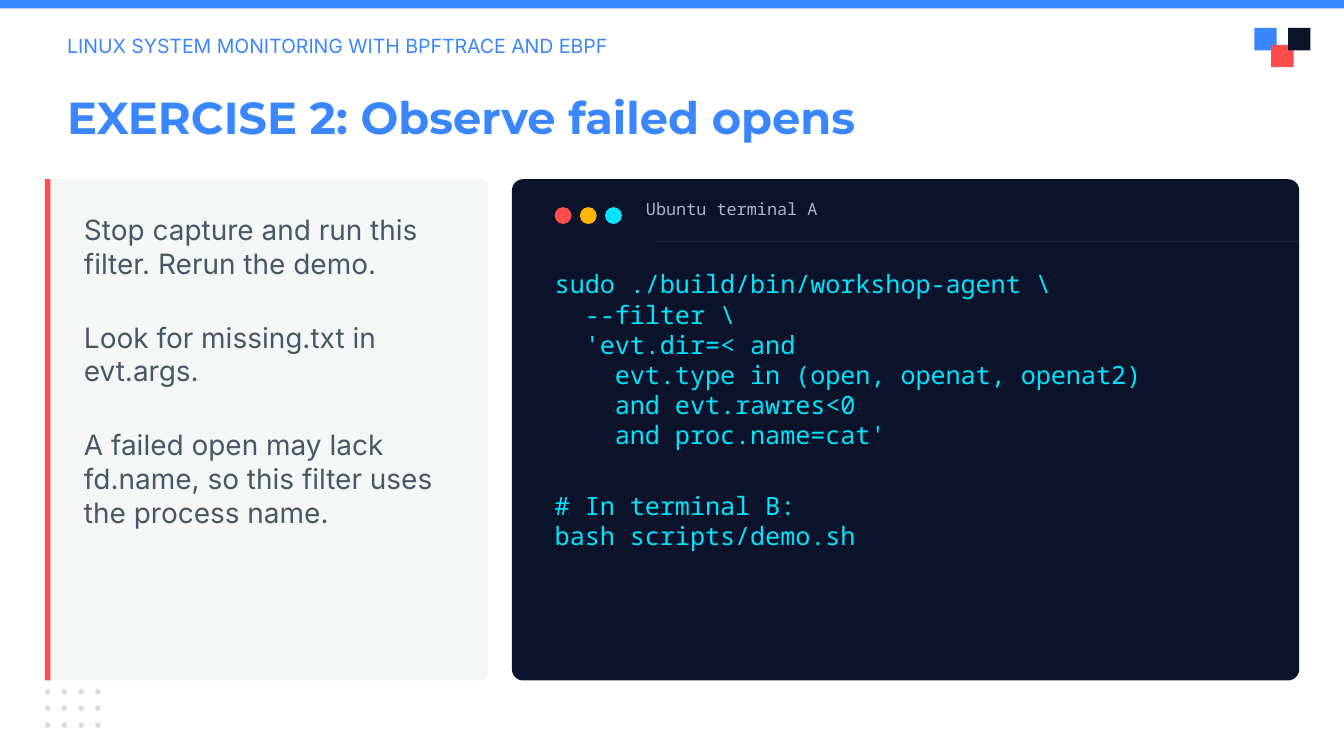
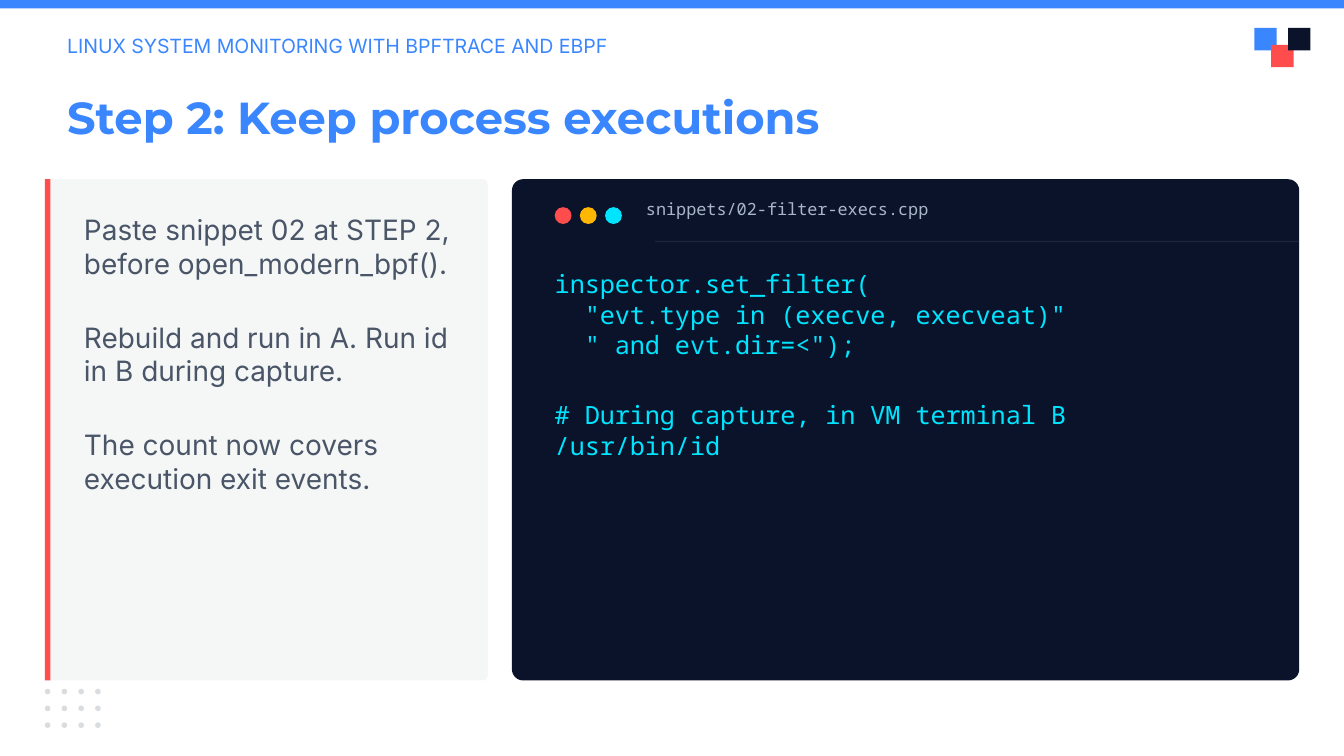
Before and after one commit to julianshalaby-perj/falco-libs-workshop, a slide deck: slide 9 of presentation/falco-libs-intro.pptx. Drawn at 1344x756 pixels with LibreOffice and Linux fonts; fonts in the diff are those of the drawing; background and template pictures are left out. Boxes give left, top, right and bottom in pixels: in the first picture for what was removed or moved away, otherwise in the second. Text is boxed around its words. In the diff, an @@ line names an element or a change of style, - is before the commit and + after.

Commit message:
Teach attachment, reading, filtering, and context in 12 slides

```diff
--- a/presentation/falco-libs-intro.pptx
+++ b/presentation/falco-libs-intro.pptx
@@ text at box(67, 98, 819, 143): text changed @@
-EXERCISE 2: Observe failed opens
+Step 2: Keep process executions
@@ text at box(646, 202, 928, 219): text changed @@
-Ubuntu terminal A
+snippets/02-filter-execs.cpp
@@ text at box(84, 219, 450, 490): text changed @@
-Stop capture and run this filter. Rerun the demo.
-Look for missing.txt in evt.args.
-A failed open may lack fd.name, so this filter uses the process name.
+Paste snippet 02 at STEP 2, before open_modern_bpf().
+Rebuild and run in A. Run id in B during capture.
+The count now covers execution exit events.
@@ text at box(555, 273, 1066, 456): text changed @@
-sudo ./build/bin/workshop-agent \
---filter \
-'evt.dir=< and
-evt.type in (open, openat, openat2)
-and evt.rawres<0
-and proc.name=cat'
-# In terminal B:
-bash scripts/demo.sh
+inspector.set_filter(
+"evt.type in (execve, execveat)"
+" and evt.dir=<");
+# During capture, in VM terminal B
+/usr/bin/id
```
Also in this commit, not shown: 6 other slides changed, 4 slides added, 12 slides removed.
